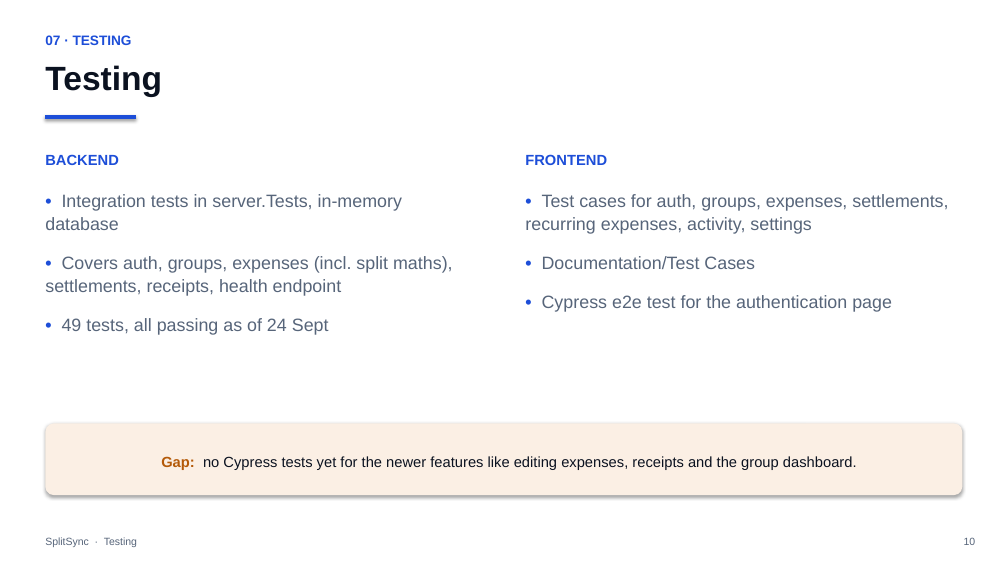
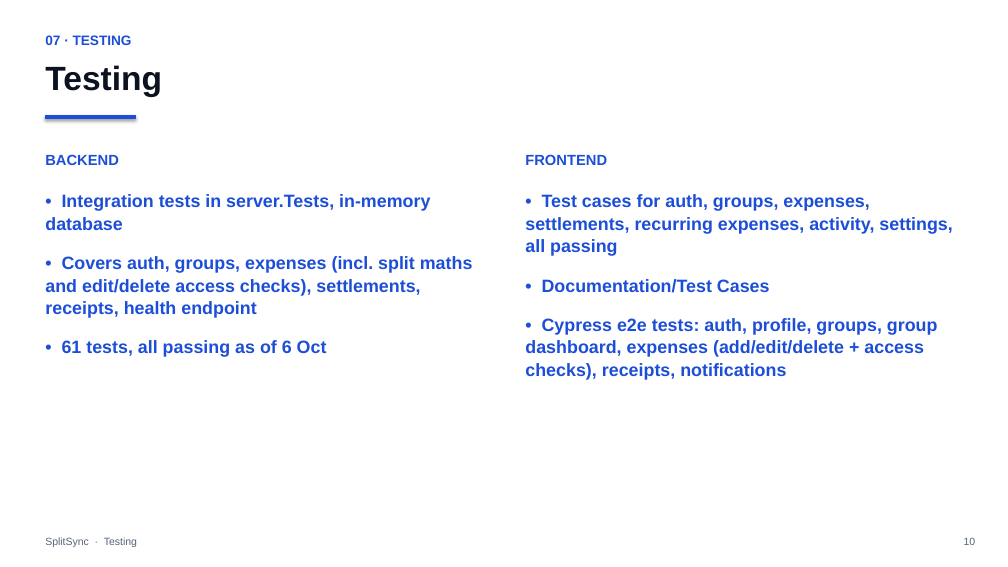
Before and after one commit to ams-sth/group01_software_project, a slide deck: slide 10 of Documentation/SplitSync_Presentation.pptx. Drawn at 1008x567 pixels with LibreOffice and Linux fonts; fonts in the diff are those of the drawing. Boxes give left, top, right and bottom in pixels: in the first picture for what was removed or moved away, otherwise in the second. Text is boxed around its words. In the diff, an @@ line names an element or a change of style, - is before the commit and + after.

```diff
--- a/Documentation/SplitSync_Presentation.pptx
+++ b/Documentation/SplitSync_Presentation.pptx
@@ text at <box>45,194,430,230</box>: text colour #57657A to #1D4ED8, bold on in "Integration tests in server.Tests, in-memory database" @@
@@ text at <box>525,194,952,256</box>: text changed; text colour #57657A to #1D4ED8; bold on @@
-• Test cases for auth, groups, expenses, settlements, recurring expenses, activity, settings
+• Test cases for auth, groups, expenses, settlements, recurring expenses, activity, settings, all passing
@@ text at <box>45,256,473,357</box>: text changed; text colour #57657A to #1D4ED8; bold on @@
-• Covers auth, groups, expenses (incl. split maths), settlements, receipts, health endpoint
-• 49 tests, all passing as of 24 Sept
+• Covers auth, groups, expenses (incl. split maths and edit/delete access checks), settlements, receipts, health endpoint
+• 61 tests, all passing as of 6 Oct
@@ text at <box>542,279,770,293</box>: text colour #57657A to #1D4ED8, bold on in "Documentation/Test Cases" @@
@@ text at <box>525,318,938,380</box>: text changed; text colour #57657A to #1D4ED8; bold on @@
-• Cypress e2e test for the authentication page
+• Cypress e2e tests: auth, profile, groups, group dashboard, expenses (add/edit/delete + access checks), receipts, notifications
@@ rounded rectangle removed at <box>45,423,963,495</box> @@
-Gap: no Cypress tests yet for the newer features like editing expenses, receipts and the group dashboard.
```
Also in this commit, not shown: 2 other slides changed, 1 other file.
